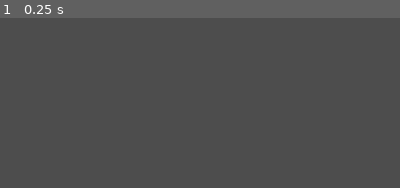
Above: before the commit, frame 1.
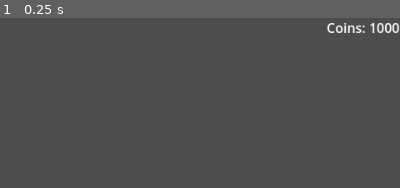
Above: after the commit, the same moment.

Repository: Birb-Games/gmtk-game-jam-2024
Game: Godot game, scene res://scenes/Root.tscn
Two runs of this game, one before a commit and one after it. Both use one fixed random seed, a clock stepped at 60 frames per second and the inputs below.
Inputs:
- Up to frame 1 (0.25 s): no input
The pictures show only the part of the screen within x 50-100%, y 0-50%; the shares and areas given below are measured in that part.

The runs differ from the first frame. In frame 1, 0.6% of the frame differs, in the area x 81-100%, y 2-9%.

Commit message:
Add coin HUD
Signed-off-by: Colin <cfinn68916@gmail.com>

Diff:
--- /dev/null
+++ b/scenes/HUD.tscn
@@ -0,0 +1,18 @@
+[gd_scene load_steps=2 format=3 uid="uid://xs0ne0a078ye"]
+
+[ext_resource type="Script" path="res://scripts/HUD.gd" id="1_mthe5"]
+
+[node name="Hud" type="Node"]
+
+[node name="CanvasLayer" type="CanvasLayer" parent="."]
+script = ExtResource("1_mthe5")
+
+[node name="CoinLabel" type="Label" parent="CanvasLayer"]
+anchors_preset = 1
+anchor_left = 1.0
+anchor_right = 1.0
+offset_left = -61.0
+offset_bottom = 23.0
+grow_horizontal = 0
+text = "Coins: 0
+"
--- a/scenes/Root.tscn
+++ b/scenes/Root.tscn
@@ -1,7 +1,8 @@
-[gd_scene load_steps=3 format=3 uid="uid://b37dd5cu6d7et"]
+[gd_scene load_steps=4 format=3 uid="uid://b37dd5cu6d7et"]
 
 [ext_resource type="Script" path="res://scripts/CameraMovement.gd" id="1_00dww"]
 [ext_resource type="TileSet" uid="uid://snnmb8257pw3" path="res://assets/tiles/tiles.tres" id="1_nki4d"]
+[ext_resource type="PackedScene" uid="uid://xs0ne0a078ye" path="res://scenes/HUD.tscn" id="3_kqhvd"]
 
 [node name="Root" type="Node2D"]
 
@@ -13,3 +14,5 @@
 position = Vector2(240, 135)
 zoom = Vector2(2, 2)
 script = ExtResource("1_00dww")
+
+[node name="Hud" parent="." instance=ExtResource("3_kqhvd")]
--- /dev/null
+++ b/scripts/HUD.gd
@@ -0,0 +1,22 @@
+extends CanvasLayer
+
+
+var coins=1000
+
+func publishCoins():
+	$CoinLabel.text="Coins: "+str(coins)
+
+func getCoins():
+	return coins
+func addCoins(coinAmt):
+	coins+=coinAmt
+	publishCoins()
+
+# Called when the node enters the scene tree for the first time.
+func _ready():
+	publishCoins()
+
+
+# Called every frame. 'delta' is the elapsed time since the previous frame.
+func _process(delta):
+	pass
